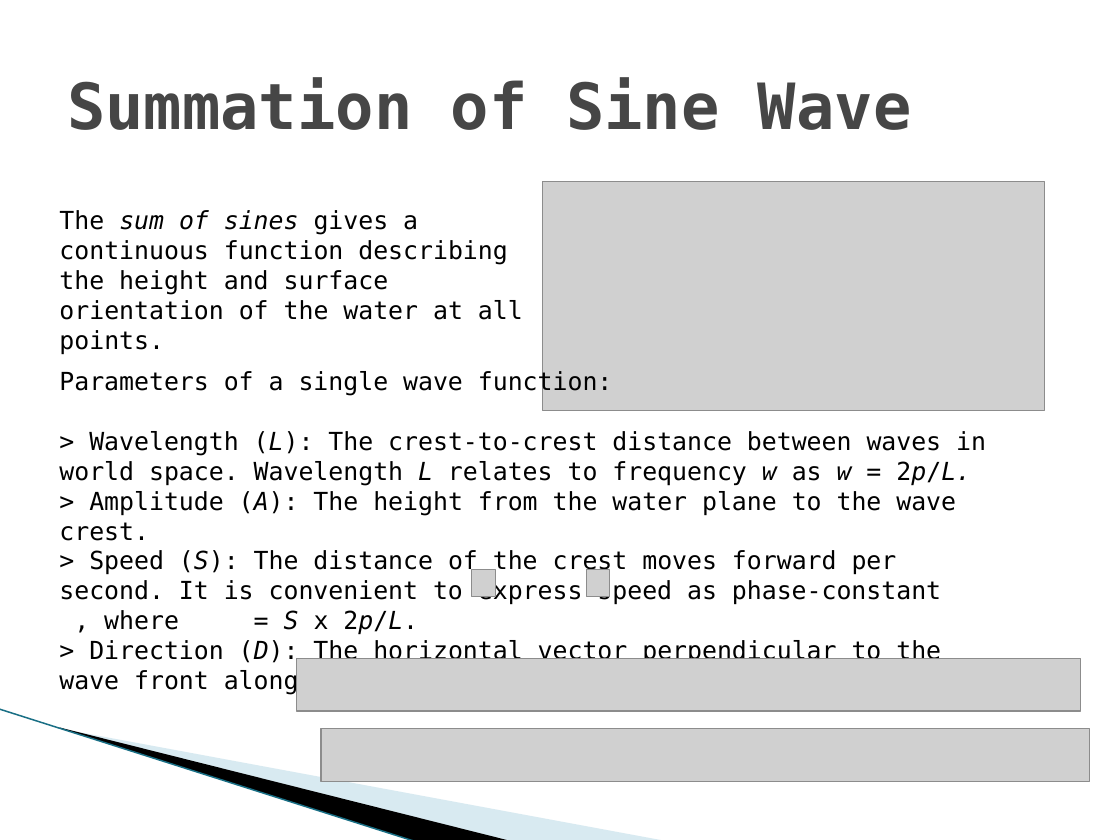
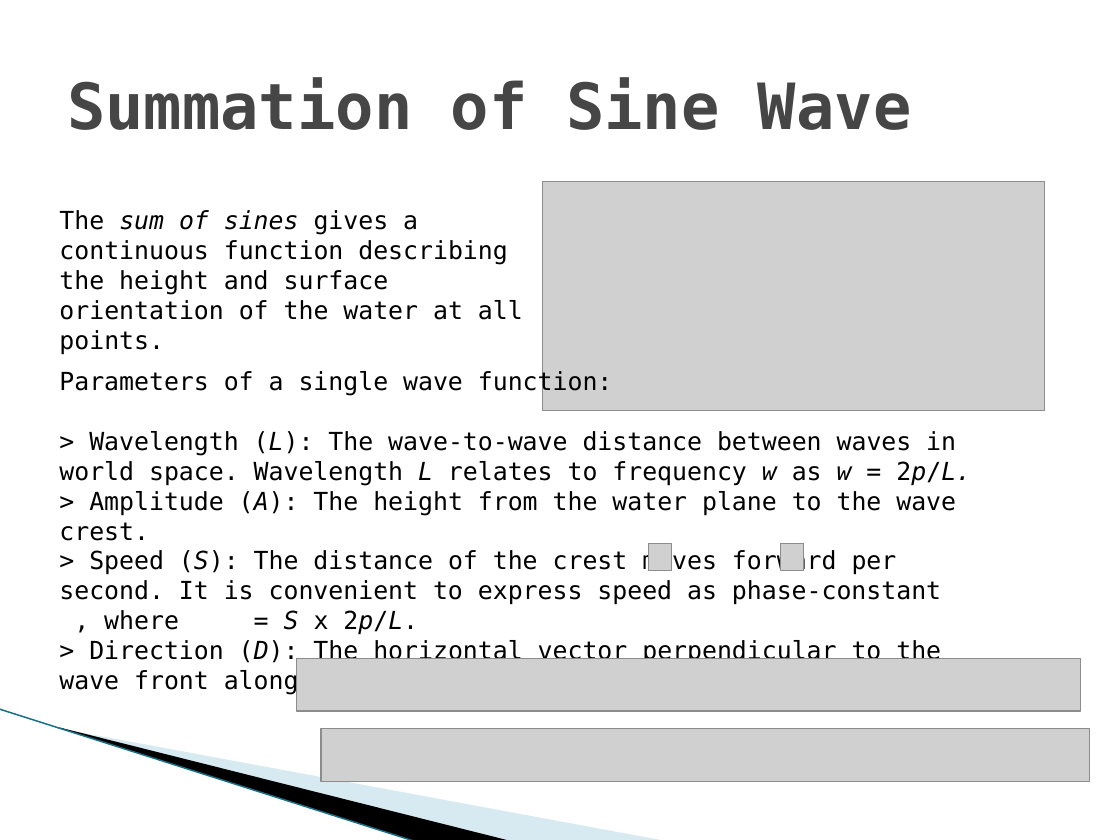
Before and after one commit to anning5/terrain, a slide deck: slide 9 of MSc CGE – MathsGfx3 – Coursework3.pptx. Drawn at 1120x840 pixels with LibreOffice and Linux fonts; fonts in the diff are those of the drawing; grey boxes stand for pictures; background and template pictures are left out. Boxes give left, top, right and bottom in pixels: in the first picture for what was removed or moved away, otherwise in the second. Text is boxed around its words. In the diff, an @@ line names an element or a change of style, - is before the commit and + after.

Commit message:
updated PPT

```diff
--- a/MSc CGE – MathsGfx3 – Coursework3.pptx
+++ b/MSc CGE – MathsGfx3 – Coursework3.pptx
@@ text at bbox=[59, 431, 971, 486]: text changed @@
-> Wavelength (L): The crest-to-crest distance between waves in world space. Wavelength L relates to frequency w as w = 2p/L.
+> Wavelength (L): The wave-to-wave distance between waves in world space. Wavelength L relates to frequency w as w = 2p/L.
@@ picture: place and size @@
-picture at bbox=[472, 570, 495, 597]
+picture at bbox=[648, 543, 672, 570]
@@ picture: place and size @@
-picture at bbox=[587, 570, 610, 597]
+picture at bbox=[781, 543, 804, 570]
```
